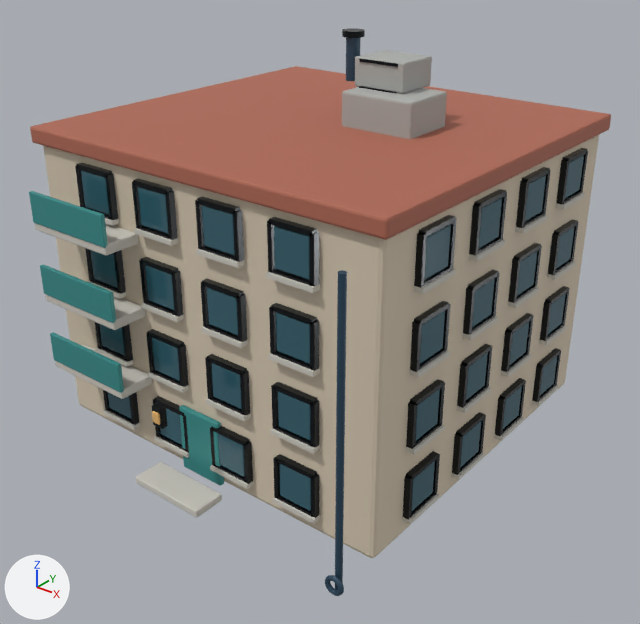
The glTF model assets/models/realistic/RES_MID_2x2_001.glb as it was, and as the next commit left it.
Rendered twice from a 50 mm camera at (4.18, -5.33, 4.09) aimed at (0.2, -0.35, 1.01). The axes (+X, +Y, +Z) are drawn at lower left. The lights are the same throughout. The older version comes first. Objects named as collision shapes, trigger or cutter boxes, shadow casters or lower levels of detail are left out. Where no turn or scale is listed for an object, it has been applied to the vertices. Vertices at exactly the same position are counted once.

Objects in the first picture: 'RES_MID_2x2_001_Visual'.
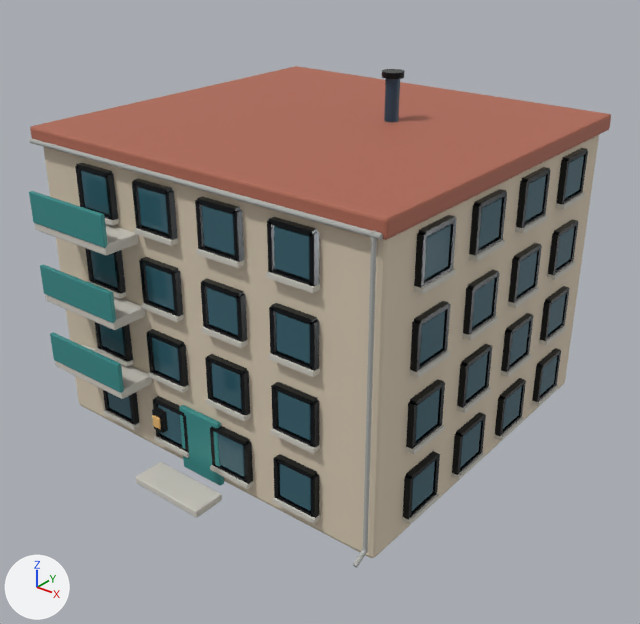
Where the newer file only moved an object's origin or applied its transform, the numbers keep the older frame.

The change in detail:
me_cube is used by ob_res_mid_2x2_001_visual; location (0.0, 0.0, 1.16).
me_cube had 7376 vertices, 13140 faces and spanned x -1.64..1.64, y -1.94..1.57, z -1.16..1.92.
me_cube now has 7040 vertices, 12476 faces and spans x -1.64..1.64, y -1.94..1.57, z -1.16..1.66.
me_cube part 1: the loose piece of 48 vertices spanning x -0.07..0.1, y 0.2..0.37, z 1.88..1.92 is moved by (0.37, 0.0, -0.26).
me_cube part 2: the loose piece of 48 vertices spanning x -0.04..0.07, y 0.23..0.34, z 1.55..1.89 is moved by (0.37, 0.0, -0.26).
me_cube part 3: a new loose piece, a 32-sided cylinder along x spanning x -1.6..1.6, y -1.58..-1.544, z 1.167..1.203, in mat_focus_real_concrete (grey #adafac).
me_cube part 4: a new loose piece, a 16-sided cylinder along z spanning x 1.534..1.566, y -1.578..-1.546, z -1.03..1.203, in mat_focus_real_concrete (grey #adafac).
me_cube part 5: a new loose piece of 32 vertices spanning x 1.53..1.57, y -1.68..-1.55, z -1.11..-1.01, in mat_focus_real_concrete (grey #adafac).
me_cube part 6: 6 loose pieces with 464 vertices, spanning x 0.17..1.63, y -1.92..0.47, z -1.16..1.77, are deleted.
Part 7, on me_cube:
108 vertices are removed from x -0.05..0.05, y -1.94..-1.87, z -0.52..-0.36.
216 faces are deleted.
4 vertices move within x -0.04..0.04, y -1.93, z -0.51..-0.4.
89 vertices are added at x -0.05..0.05, y -1.94..-1.87, z -0.55..-0.39.
11 new vertices lie (0.0, 0.04, 0.0) away from vertices in x -0.04..0.05, y -1.93..-1.92, z -0.55..-0.43.
8 new vertices lie (0.0, 0.0, 0.14) away from vertices in x -0.05..0.05, y -1.92..-1.88, z -0.54.
108 new faces join them, mat_focus_real_black (black #1d2124).
108 new faces join them, mat_focus_real_window_warm (orange #eab86f).

Pixel boxes (x1, y1, x2, y2) of what changed, in the pictures (640 x 624 px; the box of a moved part takes in the faces that stretch with it):
'RES_MID_2x2_001_Visual', reshaped (12% shorter): before (29, 28, 611, 596); after (29, 66, 611, 568)
part 1 of me_cube, moved or reshaped: before (342, 28, 365, 38); after (382, 69, 405, 79)
part 2 of me_cube, moved or reshaped: before (346, 38, 361, 81); after (384, 79, 400, 122)
part 3 of me_cube, added: after (29, 138, 383, 240)
part 4 of me_cube, added: after (363, 230, 377, 550)
part 5 of me_cube, added: after (353, 549, 367, 568)
part 6 of me_cube, deleted: before (325, 50, 447, 596)
part 7 of me_cube, moved or reshaped: before (152, 403, 168, 429); after (152, 407, 168, 433)
